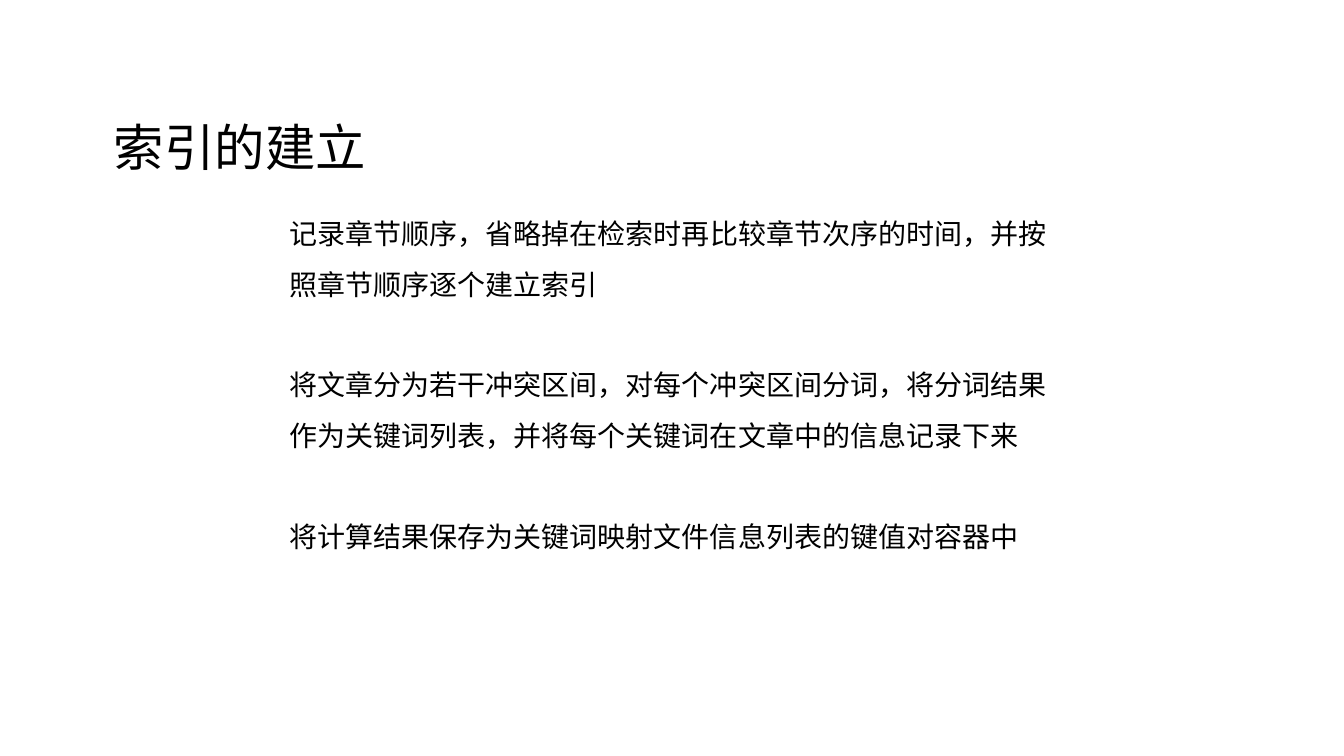
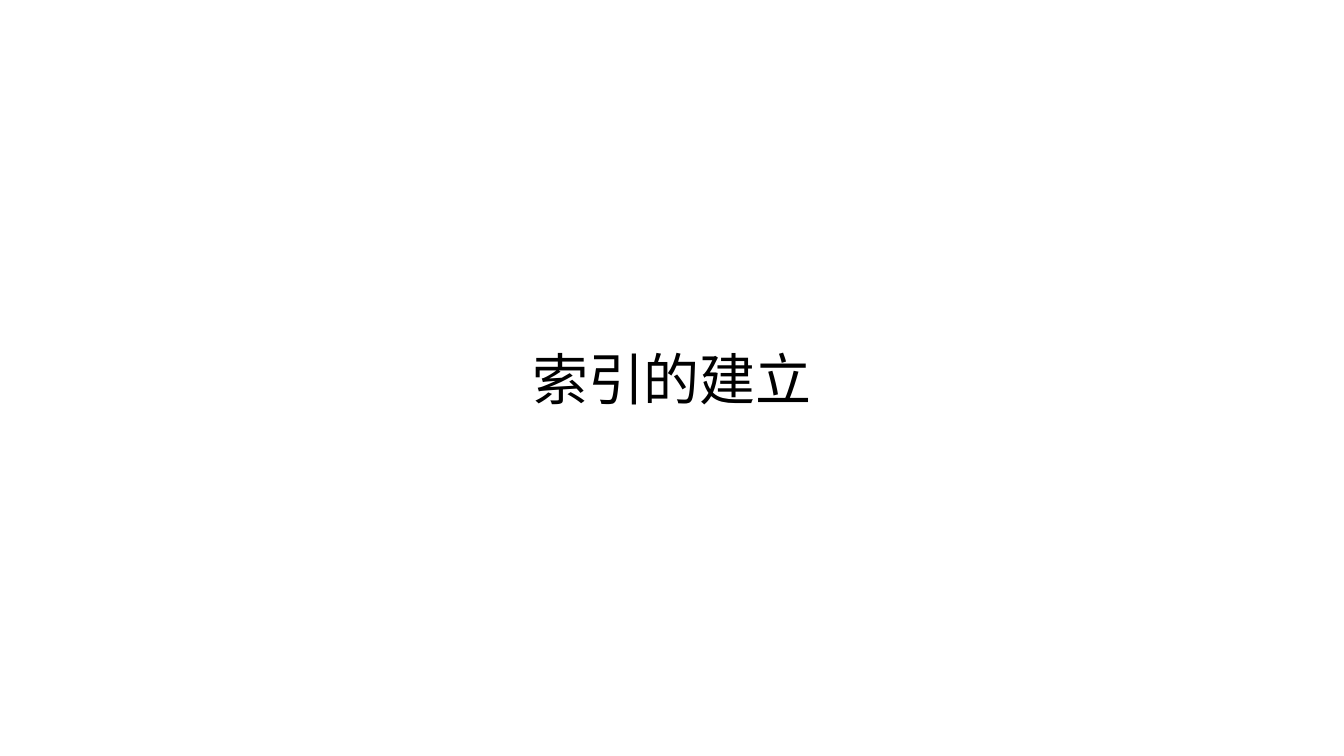
Before and after one commit to MU001999/maaath, a slide deck: slide 15 of docs/数据结构.pptx (slide 12 before the commit). Drawn at 1344x756 pixels with LibreOffice and Linux fonts; fonts in the diff are those of the drawing. Boxes give left, top, right and bottom in pixels: in the first picture for what was removed or moved away, otherwise in the second. Text is boxed around its words. In the diff, an @@ line names an element or a change of style, - is before the commit and + after.

Commit message:
update ppt

```diff
--- a/docs/数据结构.pptx
+++ b/docs/数据结构.pptx
@@ text removed at box(289, 220, 1046, 550) @@
-记录章节顺序，省略掉在检索时再比较章节次序的时间，并按照章节顺序逐个建立索引
-将文章分为若干冲突区间，对每个冲突区间分词，将分词结果作为关键词列表，并将每个关键词在文章中的信息记录下来
-将计算结果保存为关键词映射文件信息列表的键值对容器中
@@ text "索引的建立": place and size @@
-text "索引的建立" at box(114, 123, 366, 170)
+text "索引的建立" at box(532, 352, 812, 405)
@@ text "索引的建立" at box(532, 352, 812, 405): size 36 to 40 pt; alignment left to centre @@
```
Also in this commit, not shown: 4 other slides changed, 4 slides added, 1 other file.
